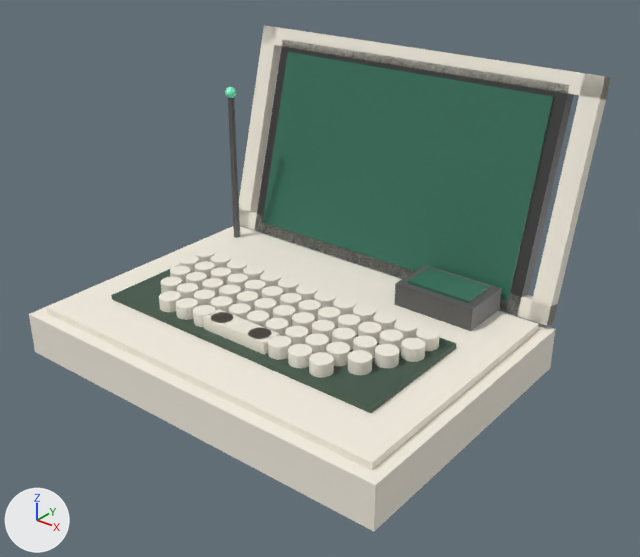
One commit to the glTF model assets/models/builds/build-vintage-writer.glb: the scene before it, then after it.
Camera for both pictures: a 50 mm camera at (0.404, -0.465, 0.353) aimed at (0.018, 0.018, 0.054). Every picture has the same lights, and +X, +Y and +Z are marked at lower left. The older version comes first.

Objects in the first picture: 'geometry_0', 'geometry_1', 'geometry_2', 'geometry_3', 'geometry_4', 'geometry_5', 'geometry_6', 'geometry_62', 'geometry_67', 'geometry_68', 'geometry_7', 'geometry_8' and 59 more.
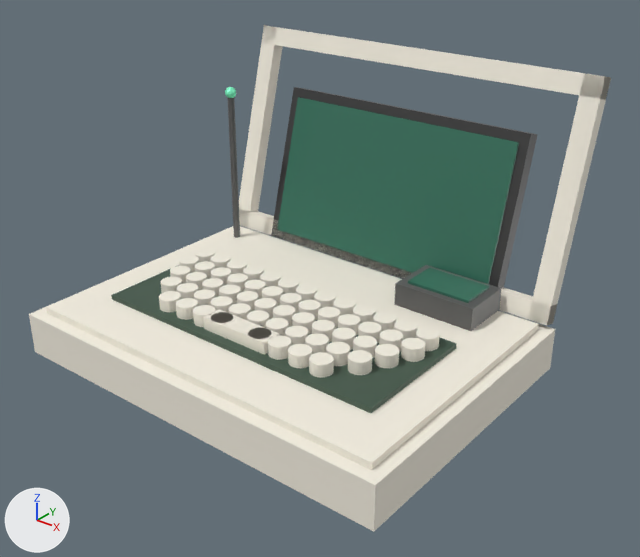
What differs and where, as boxes (x1, y1, x2, y2) in the pictures (640 x 557 px):
'geometry_7', moved, rescaled (17% narrower, 25% shorter): before (262, 52, 554, 301); after (277, 97, 519, 284)
'geometry_6', reshaped: before (254, 40, 574, 316); after (271, 87, 538, 288)

What changed in the scene script:
```text
Change me_geometry_6:
    used by ob_geometry_6; location = (0.0, 0.0, 0.0)
    remove me_geometry_6.from_pydata(...)  # 8 vertices, 12 faces; spans x -0.14..0.14, y 0.114..0.172, z 0.018..0.195
    add me_geometry_6.from_pydata(...)  # 8 vertices, 12 faces; spans x -0.119..0.119, y 0.114..0.162, z 0.018..0.157
    me_geometry_6 part 1
    me_geometry_6.vertices[0].co: (-0.14, 0.126, 0.018) -> (-0.119, 0.126, 0.018)
    me_geometry_6.vertices[1].co: (-0.14, 0.114, 0.022) -> (-0.119, 0.114, 0.022)  # pixel (254, 230) -> pixel (271, 235)
    me_geometry_6.vertices[2].co: (-0.14, 0.172, 0.192) -> (-0.119, 0.162, 0.154)  # not seen -> pixel (302, 87)
    me_geometry_6.vertices[3].co: (-0.14, 0.161, 0.195) -> (-0.119, 0.15, 0.157)  # pixel (282, 39) -> pixel (293, 86)
    me_geometry_6.vertices[4].co: (0.14, 0.126, 0.018) -> (0.119, 0.126, 0.018)
    me_geometry_6.vertices[5].co: (0.14, 0.114, 0.022) -> (0.119, 0.114, 0.022)  # pixel (517, 316) -> not seen
    me_geometry_6.vertices[6].co: (0.14, 0.172, 0.192) -> (0.119, 0.162, 0.154)  # not seen -> pixel (537, 134)
    me_geometry_6.vertices[7].co: (0.14, 0.161, 0.195) -> (0.119, 0.15, 0.157)  # pixel (569, 85) -> pixel (531, 133)
Change me_geometry_7:
    used by ob_geometry_7; location = (0.0, 0.0, 0.0)
    remove me_geometry_7.from_pydata(...)  # 8 vertices, 12 faces; spans x -0.13..0.13, y 0.115..0.158, z 0.031..0.186
    add me_geometry_7.from_pydata(...)  # 8 vertices, 12 faces; spans x -0.111..0.111, y 0.114..0.148, z 0.029..0.15
    me_geometry_7 part 2: the whole mesh is scaled about its middle by (0.85, 0.775, 0.775), then moved by (0.0, -0.005, -0.019)
```
